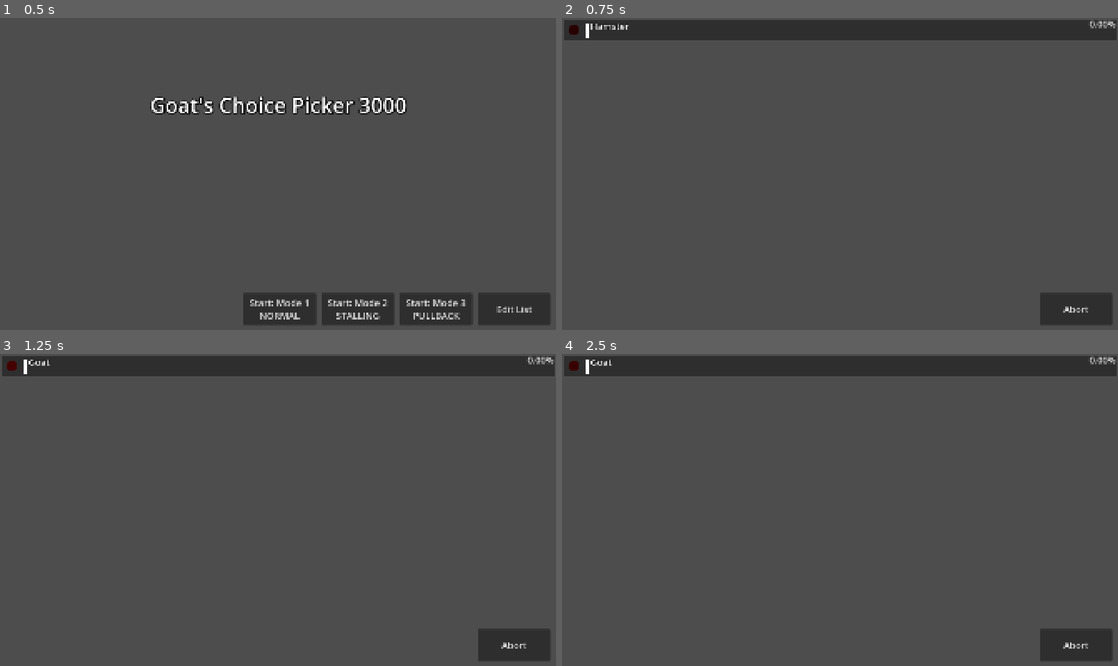
Above: before the commit, frames 1-4 (two rows, left to right).
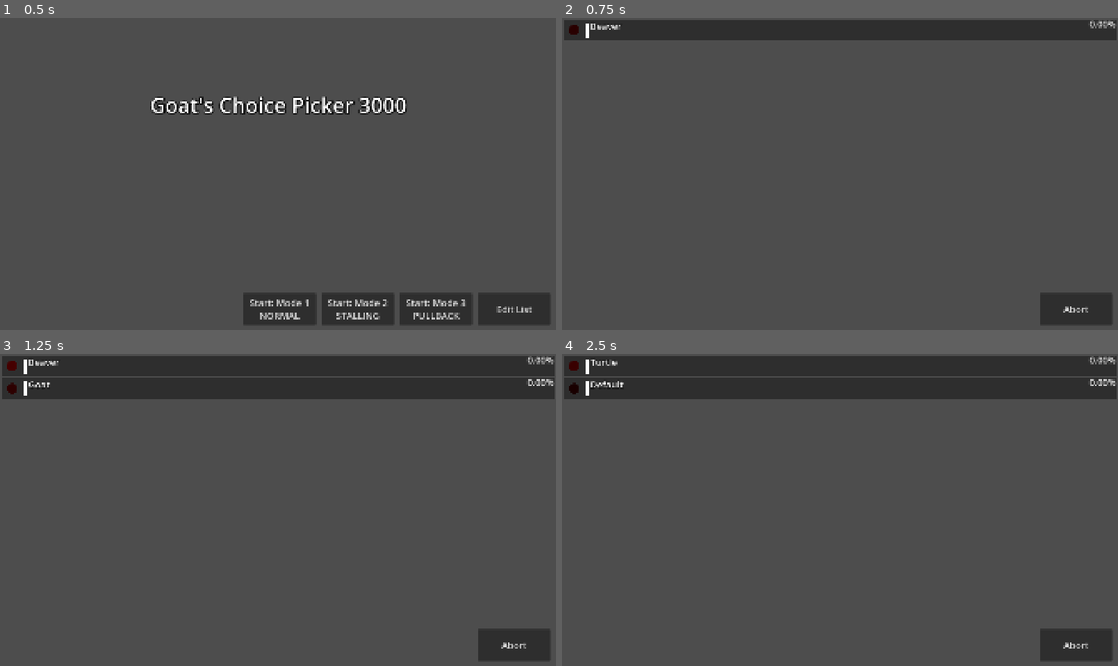
Above: after the commit, the same moments.

Repository: TheGoldenWombat/GoatPicker
Game: Godot game, scene res://main.tscn
Same seed, same stepped clock (60 frames per second), same inputs: the game is played once before the commit and once after it.
Inputs:
- Up to frame 1 (0.5 s): no input
- Up to frame 2 (0.75 s): click "Start: Mode 1 NORMAL" at 0.5 s
- Up to frame 3 (1.25 s): no input
- Up to frame 4 (2.5 s): click "Abort" at 1.25 s; click "Start: Mode 1 NORMAL" at 2 s

Frame 1 is identical in both runs. In frame 2, less than 0.1% of the frame differs, in the area x 5-12%, y 1-4%; in frame 3, 6.9%, in the area x 0-100%, y 1-15%; in frame 4, 6.9%.

Commit message:
Minor tweaks

Diff:
--- a/racer.gd
+++ b/racer.gd
@@ -44,7 +44,7 @@
 @export_range(0.0, 2.0, 0.5) var time_scale: float = 1.0
 
 ## Minimum time between rolls
-@export var timer_min: float = 1.0
+@export var timer_min: float = 2.0
 
 ## Maximum time between rolls
 @export var timer_max: float = 8.0
--- a/racer_spawn.gd
+++ b/racer_spawn.gd
@@ -96,8 +96,8 @@
 		racer.randomizing_choice = true
 		add_child(racer)
 		sfx_reel_spin.play(randf_range(0.0,6.0))
-		##await get_tree().create_timer(0.1).timeout
-		await get_tree().create_timer(1.5).timeout
+		await get_tree().create_timer(0.1).timeout
+		#await get_tree().create_timer(1.5).timeout
 		sfx_reel_spin.stop()
 		sfx_reel_stop.play()
 		racer.randomizing_choice = false
--- a/roll_indicator.gd
+++ b/roll_indicator.gd
@@ -68,7 +68,7 @@
 	#indicator_color.color = current_color
 
 func get_indicator_color() -> Color:
-	var hue: float = clamp(roll_strength * 0.33,0.0,0.33)
+	var hue: float = clamp(roll_strength * 0.5,0.0,0.5)
 	var value: float = clamp (roll_strength * 2 + 0.3, 0.0, 1.0)
 	return Color.from_hsv(hue, 1.0, value)
 
--- a/roll_indicator.tscn
+++ b/roll_indicator.tscn
@@ -61,7 +61,10 @@
 grow_horizontal = 2
 grow_vertical = 2
 theme_override_colors/font_color = Color(1, 1, 1, 1)
+theme_override_colors/font_shadow_color = Color(0, 0, 0, 1)
 theme_override_colors/font_outline_color = Color(1, 1, 1, 1)
+theme_override_constants/shadow_offset_x = 2
+theme_override_constants/shadow_offset_y = 2
 theme_override_constants/outline_size = 5
 theme_override_font_sizes/font_size = 36
 text = "20"
